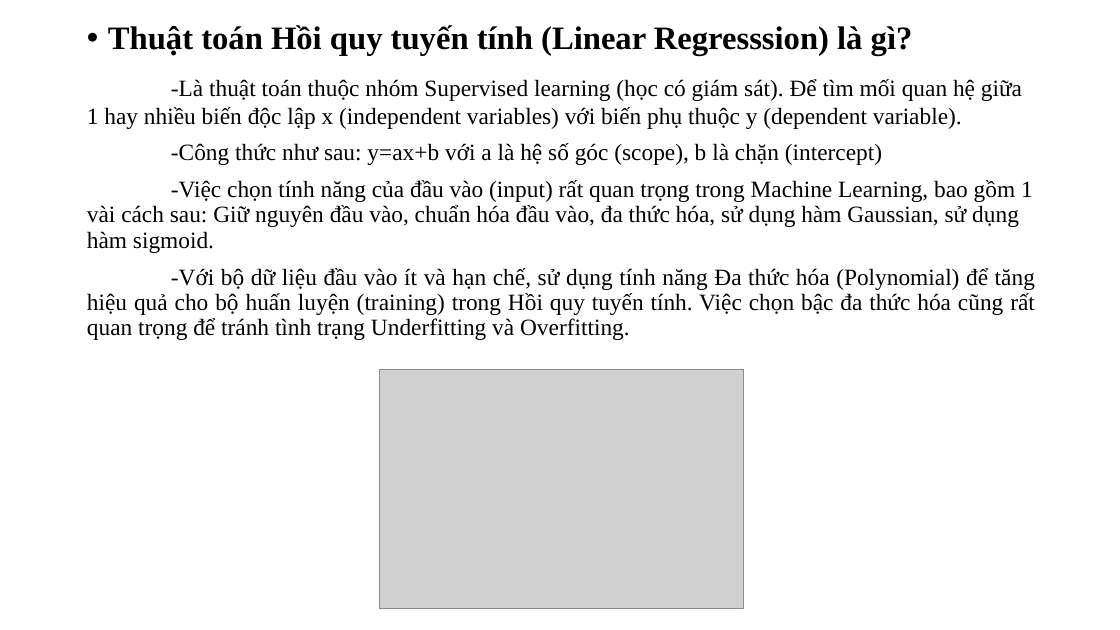
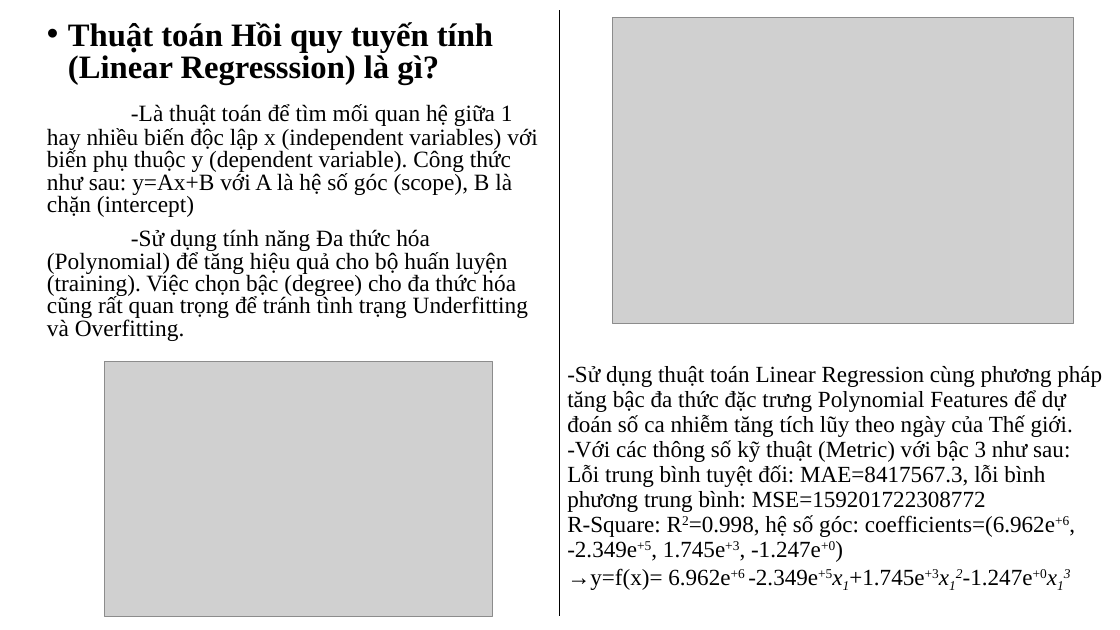
Before and after one commit to tanduy2407/Covid-19, a slide deck: slide 13 of data/DATH_HK1_2122_41502101_PhamHoangTanDuy.pptx (slide 16 before the commit). Drawn at 1120x630 pixels with LibreOffice and Linux fonts; fonts in the diff are those of the drawing; grey boxes stand for pictures; background and template pictures are left out. Boxes give left, top, right and bottom in pixels: in the first picture for what was removed or moved away, otherwise in the second. Text is boxed around its words. In the diff, an @@ line names an element or a change of style, - is before the commit and + after.

```diff
--- a/data/DATH_HK1_2122_41502101_PhamHoangTanDuy.pptx
+++ b/data/DATH_HK1_2122_41502101_PhamHoangTanDuy.pptx
@@ text "Thuật toán Hồi quy tuyến ...": place and size @@
-text "Thuật toán Hồi quy tuyến ..." at bbox=[87, 25, 1035, 340]
+text "Thuật toán Hồi quy tuyến ..." at bbox=[47, 22, 537, 341]
@@ text at bbox=[68, 22, 493, 84]: line spacing 0.9 to 0.8 @@
@@ line added from (559, 10) to (559, 616), #000000 0.5 pt @@
@@ picture added at bbox=[613, 18, 1074, 323] @@
@@ text at bbox=[47, 104, 537, 341]: text changed @@
--Là thuật toán thuộc nhóm Supervised learning (học có giám sát). Để tìm mối quan hệ giữa 1 hay nhiều biến độc lập x (independent variables) với biến phụ thuộc y (dependent variable).
--Công thức như sau: y=ax+b với a là hệ số góc (scope), b là chặn (intercept)
--Việc chọn tính năng của đầu vào (input) rất quan trọng trong Machine Learning, bao gồm 1 vài cách sau: Giữ nguyên đầu vào, chuẩn hóa đầu vào, đa thức hóa, sử dụng hàm Gaussian, sử dụng hàm sigmoid.
--Với bộ dữ liệu đầu vào ít và hạn chế, sử dụng tính năng Đa thức hóa (Polynomial) để tăng hiệu quả cho bộ huấn luyện (training) trong Hồi quy tuyến tính. Việc chọn bậc đa thức hóa cũng rất quan trọng để tránh tình trạng Underfitting và Overfitting.
+-Là thuật toán để tìm mối quan hệ giữa 1 hay nhiều biến độc lập x (independent variables) với biến phụ thuộc y (dependent variable). Công thức như sau: y=Ax+B với A là hệ số góc (scope), B là chặn (intercept)
+-Sử dụng tính năng Đa thức hóa (Polynomial) để tăng hiệu quả cho bộ huấn luyện (training). Việc chọn bậc (degree) cho đa thức hóa cũng rất quan trọng để tránh tình trạng Underfitting và Overfitting.
@@ picture: place and size @@
-picture at bbox=[380, 370, 744, 608]
+picture at bbox=[105, 361, 493, 616]
@@ title added at bbox=[567, 366, 1102, 590], 19.8 pt, text #000000 @@
+-Sử dụng thuật toán Linear Regression cùng phương pháp tăng bậc đa thức đặc trưng Polynomial Features để dự đoán số ca nhiễm tăng tích lũy theo ngày của Thế giới.
+-Với các thông số kỹ thuật (Metric) với bậc 3 như sau:
+Lỗi trung bình tuyệt đối: MAE=8417567.3, lỗi bình phương trung bình: MSE=159201722308772
+R-Square: R2=0.998, hệ số góc: coefficients=(6.962e+6, -2.349e+5, 1.745e+3, -1.247e+0)
+→y=f(x)= 6.962e+6 -2.349e+5x1+1.745e+3x12-1.247e+0x13
```
Also in this commit, not shown: 13 other slides changed, 4 slides added, 10 slides removed, 11 other files.
